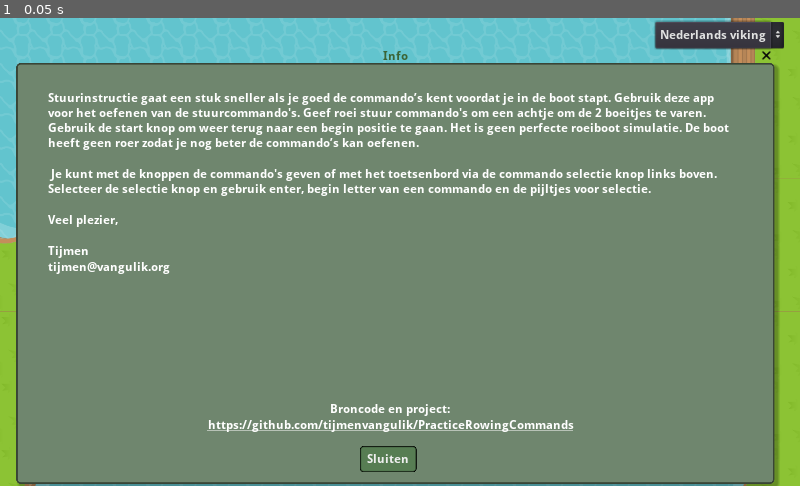
Above: before the commit, frame 1.
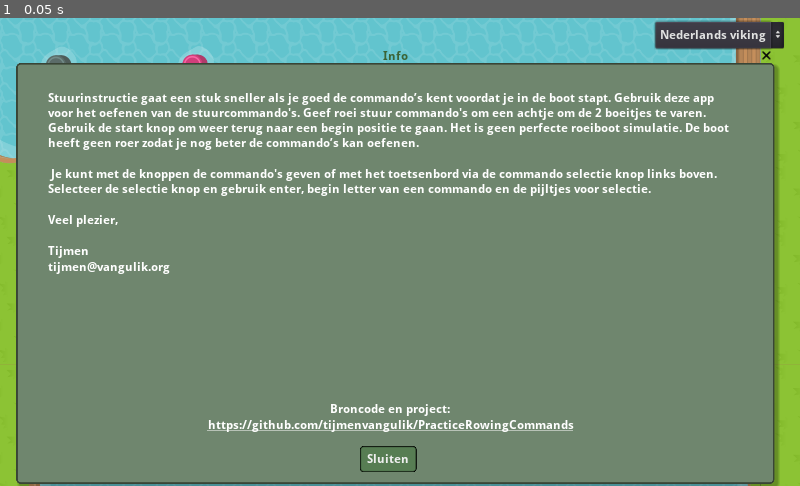
Above: after the commit, the same moment.

Repository: tijmenvangulik/PracticeRowingCommands
Game: Godot game, scene res://World.tscn
Same seed, same stepped clock (60 frames per second), same inputs: the game is played once before the commit and once after it.
Inputs:
- Up to frame 1 (0.05 s): no input

The runs differ from the first frame. In frame 1, 0.7% of the frame differs, in the area x 0-100%, y 0-100%.

Commit message:
First physics test

Diff:
--- a/Boat.gd
+++ b/Boat.gd
@@ -1,4 +1,4 @@
-extends KinematicBody2D
+extends RigidBody2D
 
 var velocity = Vector2.ZERO
 
@@ -123,27 +123,17 @@
 		label.text=""
 		t.queue_free()
 
+
 #http://kidscancode.org/godot_recipes/basics/understanding_delta/
 # speed (velocity) is pixels per second
-func _physics_process(delta):
+func _integrate_forces( statePhysics: Physics2DDirectBodyState):
 
 	# calc speed
 	var forceCorrection=1.0
 	if (lightPaddleOn): forceCorrection=lightPaddleFactor
 
 	var destinationSpeed=currentSpeedFactor*max_speed*forceCorrection;
-	var speedDiff=destinationSpeed-currentSpeed;
-	if speedDiff>0:
-		currentSpeed+=speedIncFactor*forceMultiplier*lightPaddleForceFactor
-		if currentSpeed>destinationSpeed:
-			currentSpeed=destinationSpeed
-
-
-	if speedDiff<0:
-		currentSpeed-=speedIncFactor*forceMultiplier*lightPaddleForceFactor
-		if currentSpeed<destinationSpeed:
-			currentSpeed=destinationSpeed
-
+	currentSpeed=destinationSpeed
 
 	#calc rot
 	var destinationTurnSpeed=currentTurnSpeedFactor*max_turn;
@@ -162,27 +152,13 @@
 		lightPaddleTurnMultiplier=lightPaddleTurnFactor
 		destinationTurnSpeed=destinationTurnSpeed*lightPaddleDestTurnFactor
 
-	var turnDiff=destinationTurnSpeed-currentTurnSpeed;
-
-	if turnDiff>0 :
-		currentTurnSpeed+=turnIncFactor*turnMultiplier*lightPaddleTurnMultiplier
-		if currentTurnSpeed>destinationTurnSpeed:
-			currentTurnSpeed=destinationTurnSpeed
-
-
-	if turnDiff<0 :
-		currentTurnSpeed-=turnIncFactor*turnMultiplier
-		if currentTurnSpeed<destinationTurnSpeed:
-			currentTurnSpeed=destinationTurnSpeed
-
-
-	if noturnLowSleed &&  currentSpeed==0:
-		currentTurnSpeed=0
+	currentTurnSpeed=destinationTurnSpeed
+
 
 	#var easeTurnSpeed=doEase(currentTurnSpeed,destinationTurnSpeed,-1.4);
 	var easeTurnSpeed=currentTurnSpeed
 
-	rotation += easeTurnSpeed * delta
+	# rotation += easeTurnSpeed * delta
 	var sideWaysOffset=0
 	if sideWays:
 		if currentSpeedFactor<0 :
@@ -191,13 +167,21 @@
 
 
 	#apply easing
-	var easeSpeed=doEase(currentSpeed,max_speed,-1.2);
-
-	velocity = Vector2(easeSpeed*delta, 0).rotated(rotation+sideWaysOffset)
-
-	var collision = move_and_collide(velocity)
-	if collision:
-		currentSpeed=0
+	# var easeSpeed=doEase(currentSpeed,max_speed,-1.2);
+
+	# velocity = Vector2(easeSpeed*delta, 0).rotated(rotation+sideWaysOffset)
+
+	applied_force= Vector2(destinationSpeed,0).rotated(rotation+sideWaysOffset)
+
+	if abs(destinationTurnSpeed)>0:
+		var extraTurnForce= Vector2(destinationTurnSpeed,0).rotated(rotation+sideWaysOffset)
+		add_force(Vector2(0,10*sign(destinationTurnSpeed)).rotated(rotation),extraTurnForce)
+	#var collision = move_and_collide(velocity)
+
+
+	var collidingBodies=get_colliding_bodies()
+
+	if collidingBodies.size()>0:
 		changeState(RowState.LaatLopen,0)
 		showError("Boem")
 
--- a/Boat.tscn
+++ b/Boat.tscn
@@ -3,7 +3,7 @@
 [ext_resource path="res://Boat.gd" type="Script" id=1]
 [ext_resource path="res://assets/tiles.png" type="Texture" id=2]
 
-[node name="Boat" type="KinematicBody2D"]
+[node name="Boat" type="RigidBody2D"]
 position = Vector2( -0.420593, 0.0624841 )
 collision_mask = 0
 script = ExtResource( 1 )
--- a/ControlPanel.gd
+++ b/ControlPanel.gd
@@ -46,7 +46,7 @@
 func _process(delta):
 	if player:
 #		var value=player.velocity.length()
-		var value=$"../../Boat".currentSpeed
-		$Panel/VBoxContainer/Speedometer/Speed.text = "%4.1f" % value
-		var turnValue=$"../../Boat".currentTurnSpeed
+		var value=$"../../Boat".linear_velocity.length()
+		$Panel/VBoxContainer/Speedometer/Speed.text = "%4.3f" % value
+		var turnValue=$"../../Boat".angular_velocity
 		$Panel/VBoxContainer/turnMeter/value.text = "%4.3f" % turnValue
--- a/World.tscn
+++ b/World.tscn
@@ -708,6 +708,9 @@
 37/shapes = [  ]
 37/z_index = 0
 
+[sub_resource type="PhysicsMaterial" id=27]
+friction = 5.0
+
 [sub_resource type="StyleBoxFlat" id=21]
 bg_color = Color( 0.192157, 0.254902, 0.52549, 0 )
 
@@ -779,8 +782,13 @@
 tile_data = PoolIntArray( -1, 17, 0, -65536, 17, 0, -65535, 17, 0, -65534, 17, 0, -65533, 17, 0, -65532, 17, 0, -65531, …(6873 unchanged characters)…
 
 [node name="Boat" parent="." instance=ExtResource( 3 )]
-position = Vector2( 1138.39, 2005.88 )
+position = Vector2( 984.05, 1995.76 )
 collision_layer = 31
+mass = 10.0
+physics_material_override = SubResource( 27 )
+contacts_reported = 1
+contact_monitor = true
+angular_damp = 0.9
 
 [node name="Camera2D2" type="Camera2D" parent="Boat"]
 rotation = 1.5708
--- a/project.godot
+++ b/project.godot
@@ -34,6 +34,8 @@
 theme=false
 refresh=false
 frame=false
+mass=false
+weight=false
 
 [importer_defaults]
 
@@ -74,6 +76,10 @@
 translations=PoolStringArray( "res://translations/Translations.en.translation", "res://translations/Translations.nl.translation", "res://translations/Translations.nl_NL.translation" )
 locale_filter=[ 0, [  ] ]
 
+[physics]
+
+2d/default_gravity=0
+
 [rendering]
 
 environment/default_environment="res://default_env.tres"
Not shown: 1 places in World.tscn that only renumber resources
